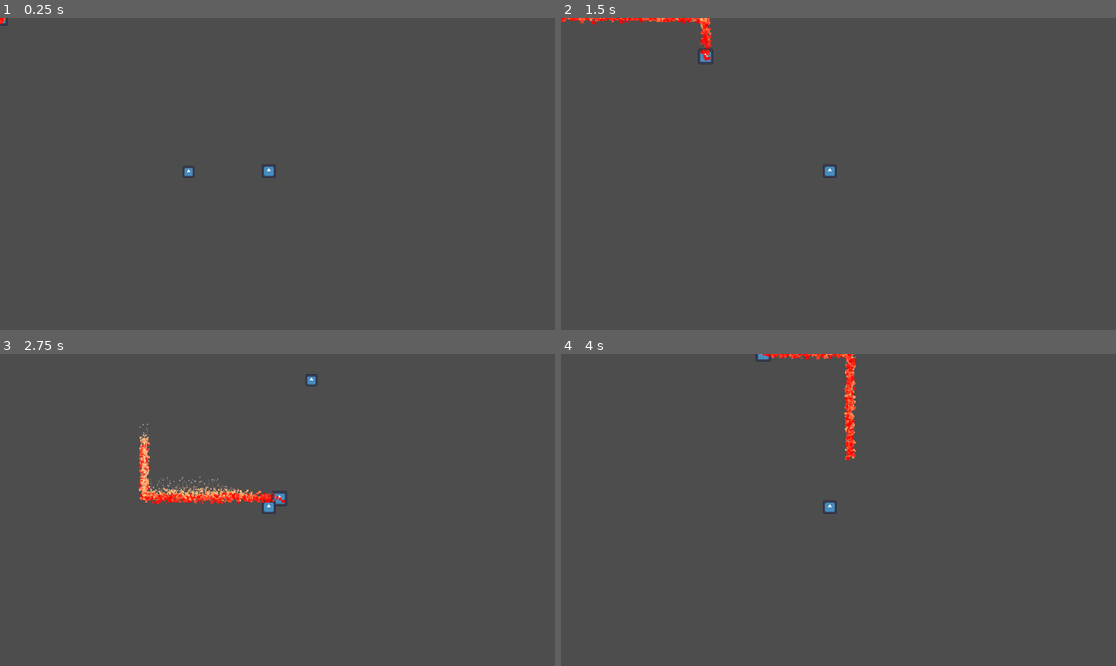
Above: before the commit, frames 1-4 (two rows, left to right).
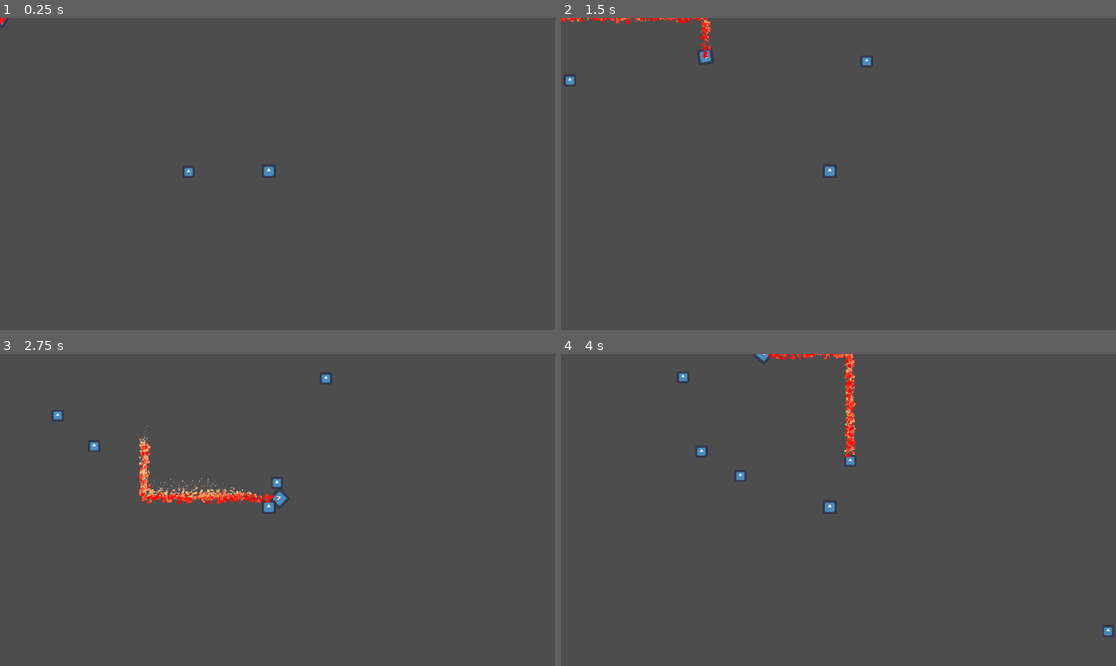
Above: after the commit, the same moments.

Repository: HuyLe4444/FireSoft
Game: Godot game, scene res://Scenes/world.tscn
Same seed, same stepped clock (60 frames per second), same inputs: the game is played once before the commit and once after it. The project has no main scene, so this scene is started directly. The engine's default icon, where the game draws it, is replaced by a stand-in: a white triangle on a blue panel in a dark square.
Inputs (mouse positions are in pixels of both pictures, inside the frame that each line leads up to):
- Up to frame 1 (0.25 s): no input
- Up to frame 2 (1.5 s): move the mouse to (960, 158) at 0.52 s; press the mouse at (960, 158) at 0.53 s; hold D (right) 0.53-1.28 s; move the mouse to (727, 189) at 1.27 s; release the mouse at (727, 189) at 1.28 s; hold S (down) from 1.28 s (still down); click (727, 189) at 1.35 s
- Up to frame 3 (2.75 s): move the mouse to (333, 441) at 2.02 s; release S (down) at 2.03 s; press the mouse at (333, 441) at 2.03 s; hold D (right) from 2.03 s (still down)
- Up to frame 4 (4 s): move the mouse to (810, 572) at 2.77 s; release D (right) at 2.78 s; release the mouse at (810, 572) at 2.78 s; hold W (up) 2.78-3.53 s; click (810, 572) at 2.85 s; move the mouse to (1005, 556) at 3.52 s; press the mouse at (1005, 556) at 3.53 s; hold A (left) from 3.53 s (still down)

The runs differ from the first frame. In frame 1, less than 0.1% of the frame differs, in the area x 0-2%, y 0-4%; in frame 2, 0.6%; in frame 3, 1.5%, in the area x 9-60%, y 5-50%; in frame 4, 0.9%.

Commit message:
Bomb and energy add

Diff:
--- /dev/null
+++ b/Scenes/bomb.tscn
@@ -0,0 +1,30 @@
+[gd_scene load_steps=4 format=3 uid="uid://dhx41phnqg2ib"]
+
+[ext_resource type="Script" path="res://Scripts/bomb.gd" id="1_c7p0n"]
+[ext_resource type="Texture2D" uid="uid://ci2cp0lllqpad" path="res://icon.svg" id="1_it8lt"]
+
+[sub_resource type="CircleShape2D" id="CircleShape2D_w4dnh"]
+radius = 7.0
+
+[node name="bomb" type="Node2D"]
+script = ExtResource("1_c7p0n")
+
+[node name="Sprite2D" type="Sprite2D" parent="."]
+position = Vector2(-3.8147e-06, 3.8147e-06)
+scale = Vector2(0.117188, 0.117188)
+texture = ExtResource("1_it8lt")
+
+[node name="Area2D" type="Area2D" parent="."]
+collision_layer = 0
+collision_mask = 2
+
+[node name="CollisionShape2D" type="CollisionShape2D" parent="Area2D"]
+shape = SubResource("CircleShape2D_w4dnh")
+
+[node name="TimeExplode" type="Timer" parent="."]
+wait_time = 2.0
+one_shot = true
+autostart = true
+
+[connection signal="body_entered" from="Area2D" to="." method="_on_area_2d_body_entered"]
+[connection signal="timeout" from="TimeExplode" to="." method="_on_time_explode_timeout"]
--- /dev/null
+++ b/Scenes/explosion.tscn
@@ -0,0 +1,45 @@
+[gd_scene load_steps=5 format=3 uid="uid://dkerjinjgibqj"]
+
+[ext_resource type="Script" path="res://Scripts/explosion.gd" id="1_4yn8r"]
+
+[sub_resource type="Curve" id="Curve_bq6vy"]
+_data = [Vector2(0.0224719, 1), 0.0, 0.0, 0, 0, Vector2(1, 0.428571), 0.0, 0.0, 0, 0]
+point_count = 2
+
+[sub_resource type="Gradient" id="Gradient_410x8"]
+offsets = PackedFloat32Array(0, 0.54, 1)
+colors = PackedColorArray(1, 0, 0, 1, 1, 0.937255, 0.27451, 1, 1, 1, 1, 0.380392)
+
+[sub_resource type="CircleShape2D" id="CircleShape2D_fg711"]
+radius = 30.0
+
+[node name="explosion" type="Node2D"]
+script = ExtResource("1_4yn8r")
+
+[node name="CPUParticles2D" type="CPUParticles2D" parent="."]
+scale = Vector2(2, 2)
+amount = 300
+lifetime = 2.0
+speed_scale = 3.0
+explosiveness = 1.0
+spread = 180.0
+gravity = Vector2(0, 0)
+initial_velocity_max = 60.0
+scale_amount_min = 10.0
+scale_amount_max = 40.0
+scale_amount_curve = SubResource("Curve_bq6vy")
+color_ramp = SubResource("Gradient_410x8")
+
+[node name="Area2D" type="Area2D" parent="."]
+collision_layer = 0
+collision_mask = 2
+
+[node name="CollisionShape2D" type="CollisionShape2D" parent="Area2D"]
+scale = Vector2(5, 5)
+shape = SubResource("CircleShape2D_fg711")
+
+[node name="Timer" type="Timer" parent="."]
+wait_time = 3.0
+one_shot = true
+
+[connection signal="timeout" from="Timer" to="." method="_on_timer_timeout"]
--- a/Scenes/world.tscn
+++ b/Scenes/world.tscn
@@ -17,10 +17,10 @@
 position = Vector2(558, 318)
 
 [node name="Timer" type="Timer" parent="."]
-wait_time = 0.01
+wait_time = 0.03
 
 [node name="SpawnTime" type="Timer" parent="."]
-wait_time = 2.0
+wait_time = 0.5
 
 [connection signal="timeout" from="Timer" to="." method="_on_timer_timeout"]
 [connection signal="timeout" from="SpawnTime" to="." method="_on_spawn_time_timeout"]
--- /dev/null
+++ b/Scripts/bomb.gd
@@ -0,0 +1,24 @@
+extends Node2D
+
+var speed = 600
+var direction = Vector2.ZERO
+var booom = preload("res://Scenes/explosion.tscn")
+
+func _ready():
+	direction = (get_global_mouse_position() - global_position).normalized()
+
+func _process(delta):
+	global_position += direction * speed * delta
+
+func  explode():
+	var explosion = booom.instantiate()
+	explosion.global_position = global_position
+	get_parent().add_child(explosion)
+	queue_free()
+
+func _on_area_2d_body_entered(body):
+	if body.name != "Player" and body.name != "Core":
+		explode()
+
+func _on_time_explode_timeout():
+	explode()
--- /dev/null
+++ b/Scripts/explosion.gd
@@ -0,0 +1,37 @@
+extends Node2D
+
+var fire = preload("res://Scenes/fire.tscn")
+var damage_radius = 200
+
+func _ready():
+	$CPUParticles2D.emitting = true
+	$CPUParticles2D.one_shot = true
+
+	deal_damage()
+	fire_carpet()
+
+	$Timer.start()
+
+func deal_damage():
+	await get_tree().physics_frame
+	for body in $Area2D.get_overlapping_bodies():
+		if body.has_method("take_damage"):
+			body.take_damage()
+			body.take_damage()
+			body.take_damage()
+
+func fire_carpet():
+	var num_fires = 40
+	for i in range(num_fires):
+		var fire = fire.instantiate()
+		var angle = randf() * TAU
+		var distance = randf() * damage_radius
+		var offset = Vector2(cos(angle), sin(angle)) * distance
+		fire.global_position = global_position + offset
+		get_parent().add_child(fire)
+
+		fire.get_node("Timer").wait_time = 10.0
+		fire.get_node("Timer").start()
+
+func _on_timer_timeout():
+	queue_free()
--- a/Scripts/player.gd
+++ b/Scripts/player.gd
@@ -1,18 +1,23 @@
 extends CharacterBody2D
 
+@export var bomb = preload("res://Scenes/bomb.tscn")
 @export var speed = 400
 var base_speed = 400
 var slow_sources = []
+var energy = 0
+var max_energy = 100
 
 func _ready():
 	#add_to_group("player")
 	pass
 
 func get_input():
+	look_at(get_global_mouse_position())
 	var input_direction = Input.get_vector("left", "right", "up", "down")
 	velocity = input_direction * speed
 
 func _physics_process(delta):
+	print("Energy: ", energy)
 	get_input()
 	move_and_slide()
 
@@ -31,3 +36,19 @@
 		speed = base_speed * pow(0.7, slow_sources.size())
 	else:
 		speed = base_speed
+
+func add_energy(amount):
+	energy += amount
+	if energy >= max_energy:
+		energy = max_energy
+
+func _input(event):
+	if event.is_action_pressed("mouse_left"):
+		if energy >= 20:
+			energy -= 20
+			fire_bomb()
+
+func fire_bomb():
+	var bomb_instance = bomb.instantiate()
+	bomb_instance.global_position = global_position
+	get_parent().add_child(bomb_instance)
--- a/Scripts/slow_virus.gd
+++ b/Scripts/slow_virus.gd
@@ -1,6 +1,6 @@
 extends CharacterBody2D
 
-var health = 2
+var health = 5
 var speed = 100
 var target = null
 var is_casting = false
@@ -28,6 +28,8 @@
 func take_damage():
 	health -= 1
 	if health == 0:
+		if target and target.has_method("add_energy"):
+			target.add_energy(5)
 		if target and target.has_method("remove_slow"):
 			target.remove_slow(self)
 		queue_free()
--- a/Scripts/virus.gd
+++ b/Scripts/virus.gd
@@ -1,6 +1,6 @@
 extends CharacterBody2D
 
-var health = 4
+var health = 10
 var speed = 150
 var target = null
 
@@ -17,6 +17,9 @@
 	#print("burn")
 	health -= 1
 	if health == 0:
+		var player = get_tree().get_first_node_in_group("player")
+		if player and player.has_method("add_energy"):
+			player.add_energy(5)
 		queue_free()
 
 func _on_area_2d_body_entered(body):
--- a/project.godot
+++ b/project.godot
@@ -40,6 +40,11 @@
 "events": [Object(InputEventKey,"resource_local_to_scene":false,"resource_name":"","device":-1,"window_id":0,"alt_pressed":false,"shift_pressed":false,"ctrl_pressed":false,"meta_pressed":false,"pressed":false,"keycode":0,"physical_keycode":68,"key_label":0,"unicode":100,"echo":false,"script":null)
 ]
 }
+mouse_left={
+"deadzone": 0.5,
+"events": [Object(InputEventMouseButton,"resource_local_to_scene":false,"resource_name":"","device":-1,"window_id":0,"alt_pressed":false,"shift_pressed":false,"ctrl_pressed":false,"meta_pressed":false,"button_mask":1,"position":Vector2(239, 26),"global_position":Vector2(243, 67),"factor":1.0,"button_index":1,"canceled":false,"pressed":true,"double_click":false,"script":null)
+]
+}
 
 [layer_names]
 
Not shown: 1 places in Scenes/fire.tscn that only renumber resources
Not shown: 1 places in Scenes/slow_virus.tscn that only renumber resources
Not shown: 1 places in Scenes/virus.tscn that only renumber resources
Not shown: 1 places in Scenes/world.tscn that only renumber resources
Not shown, added: Scripts/pla6E26.tmp
Not shown, added: Scripts/plaACCE.tmp
